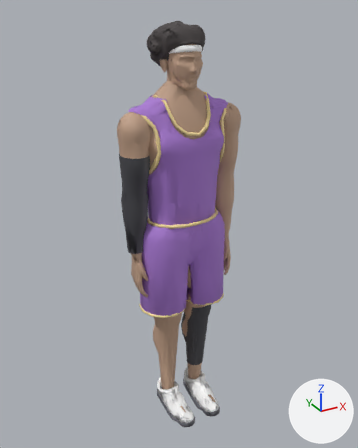
An edit to the glTF model public/models/players/forward.glb, drawn before and after from the same camera.
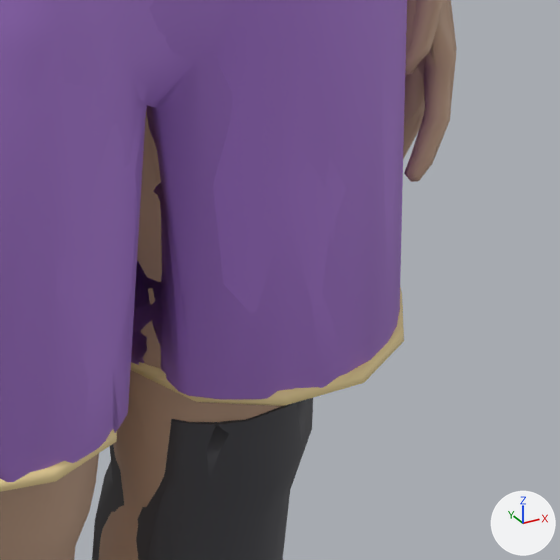
Each version is shown whole from a 50 mm camera at (-1.22, -2.18, 2.29) aimed at (-0.02, 0.0, 1.2), then close up on the part from 47% to 68% of the width and 56% to 73% of the height. The lights are fixed; the arrows at lower right show +X, +Y and +Z. The last two pictures show the newer version. Vertices at exactly the same position are counted once.

Names of what the first close-up shows: 'body_mesh', 'body_mesh_lod1', 'shorts_mesh', 'shorts_mesh_lod1', 'sleeve_leg_mesh', 'sleeve_leg_mesh_lod1', 'trim_mesh'.
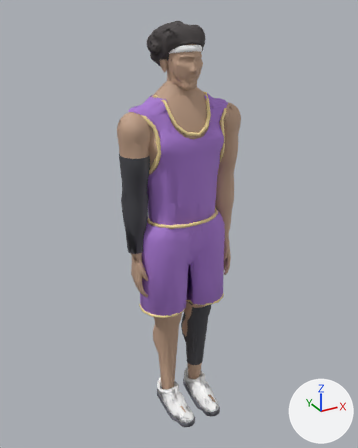
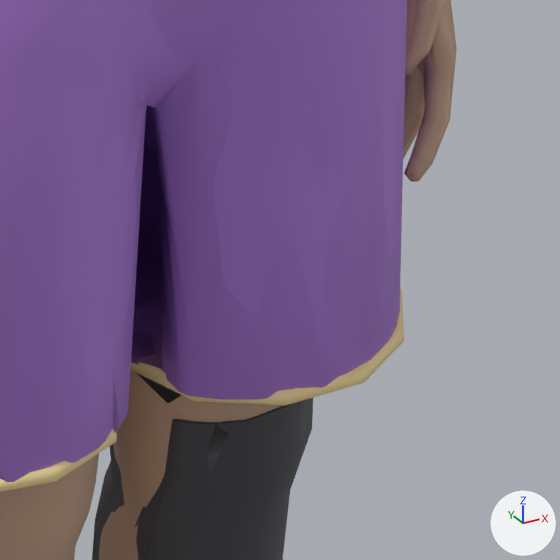
Pixel boxes (x1, y1, x2, y2) of what changed, in the close-ups (560 x 560 px; the box of a moved part takes in the faces that stretch with it):
part 1 of me_body, deleted: before (137, 126, 181, 403)
part 2 of me_body_lod1, moved or reshaped (mostly hidden): before (133, 112, 200, 529); after (135, 372, 176, 529)

The edits, one by one:
me_body is used by ob_body_mesh; location (0.0, 0.0, 0.0).
me_body had 3280 vertices, 6156 faces and spanned x -0.35..0.35, y -0.23..0.14, z 0.05..1.96.
me_body now has 3220 vertices, 6002 faces and spans x -0.35..0.35, y -0.23..0.14, z 0.05..1.96.
Part 1, on me_body:
60 vertices are removed from x -0.03..0.03, y -0.09..0.07, z 0.73..1.02.
154 faces are deleted.
me_body_lod1 is used by ob_body_mesh_lod1; location (0.0, 0.0, 0.0).
me_body_lod1 had 1125 vertices, 1846 faces and spanned x -0.35..0.35, y -0.23..0.14, z 0.05..1.96.
me_body_lod1 now has 1119 vertices, 1800 faces and spans x -0.35..0.35, y -0.23..0.14, z 0.05..1.96.
Part 2, on me_body_lod1:
31 vertices are removed from x -0.26..0.26, y -0.1..0.09, z 0.47..1.21.
159 faces are deleted.
32 vertices are added at x -0.24..0.28, y -0.09..0.07, z 0.4..1.07.
127 new faces join them.
Other edits to the shape of me_body_lod1 do not show in these pictures.
